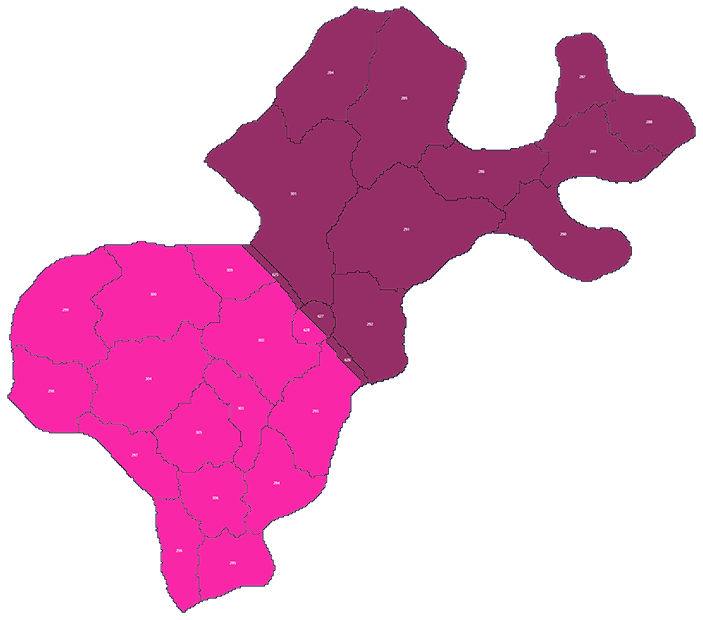
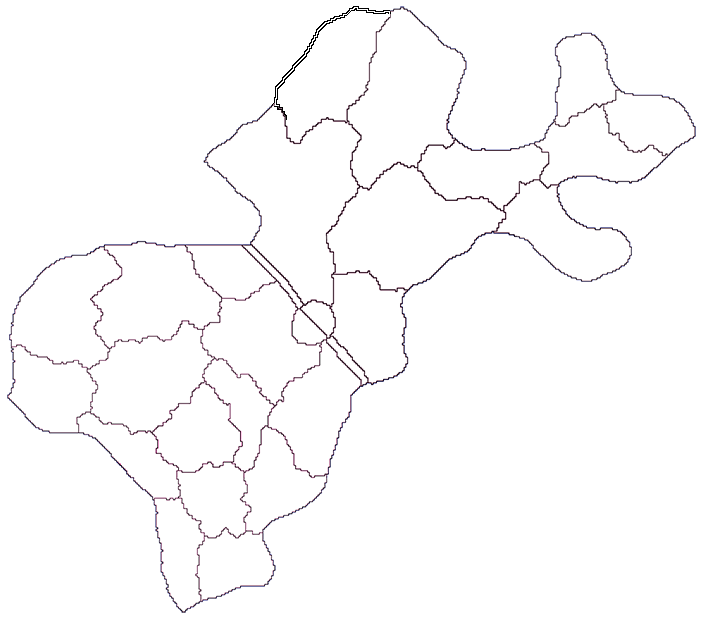
Before/after of a 703×620 layered artwork. What changed in the layer stack:
moved "背景" above "state", painted on it over [8, 6, 695, 612]
hid group "state" (28 layers) over [8, 7, 695, 612]
hid "296" over [154, 498, 205, 612]
hid "295" over [196, 527, 275, 602]
hid "294" over [240, 426, 327, 535]
hid "297" over [77, 412, 181, 500]
hid "298" over [8, 345, 98, 433]
hid "305" over [153, 381, 243, 473]
hid "293" over [268, 340, 361, 478]
hid "303" over [202, 359, 275, 473]
hid "302" over [201, 281, 322, 406]
hid "304" over [87, 321, 215, 435]
hid "299" over [9, 246, 122, 369]
hid "300" over [90, 241, 222, 349]
hid "301" over [204, 102, 361, 307]
hid "292" over [330, 270, 408, 385]
hid "291" over [326, 162, 506, 292]
hid "290" over [493, 179, 632, 282]
hid "289" over [535, 104, 668, 189]
hid "288" over [604, 90, 695, 156]
hid "287" over [553, 33, 619, 127]
hid "286" over [417, 140, 549, 211]
hid "285" over [347, 7, 466, 190]
painted on "284" over [274, 7, 390, 106]
…and 6 more changes (6 visibility)
